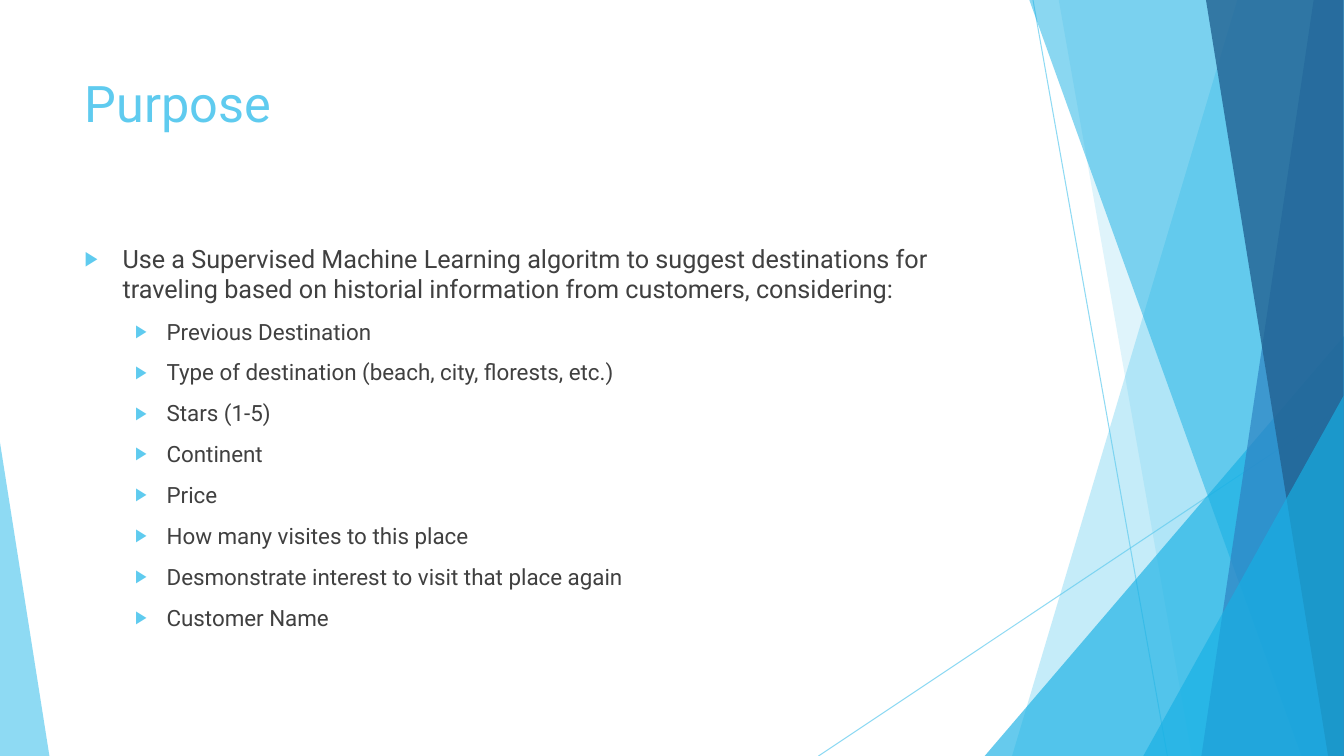
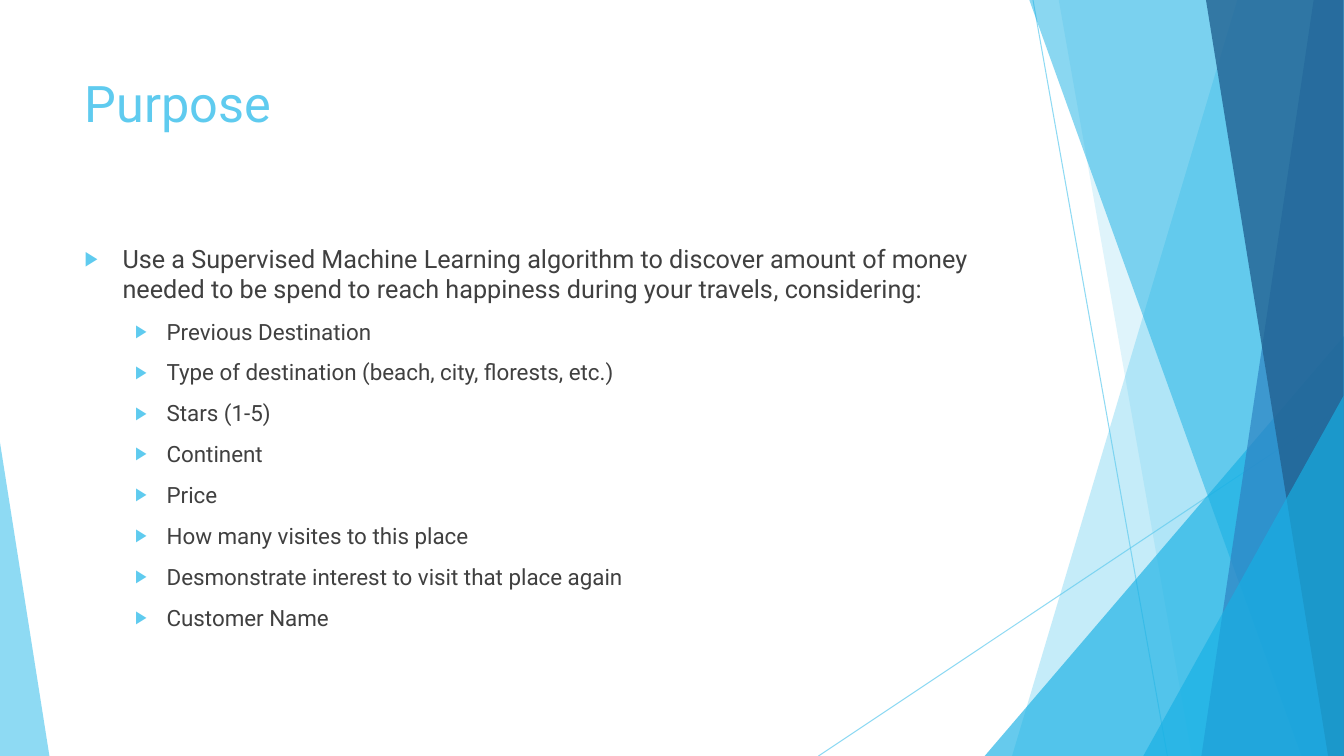
Before and after one commit to shanti/ml-projects-0318, a slide deck: slide 2 of Having Fun/Having Fun.pptx. Drawn at 1344x756 pixels with LibreOffice and Linux fonts; fonts in the diff are those of the drawing. Boxes give left, top, right and bottom in pixels: in the first picture for what was removed or moved away, otherwise in the second. Text is boxed around its words. In the diff, an @@ line names an element or a change of style, - is before the commit and + after.

```diff
--- a/Having Fun/Having Fun.pptx
+++ b/Having Fun/Having Fun.pptx
@@ text at (x1=123, y1=249, x2=967, y2=304): text changed @@
-▶ Use a Supervised Machine Learning algoritm to suggest destinations for traveling based on historial information from customers, considering:
+▶ Use a Supervised Machine Learning algorithm to discover amount of money needed to be spend to reach happiness during your travels, considering:
```
